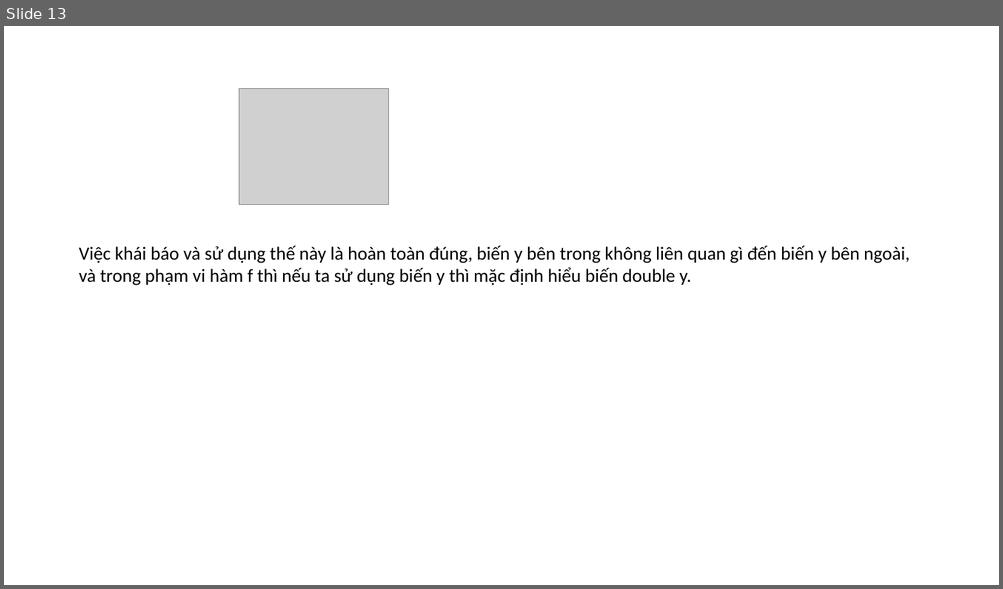
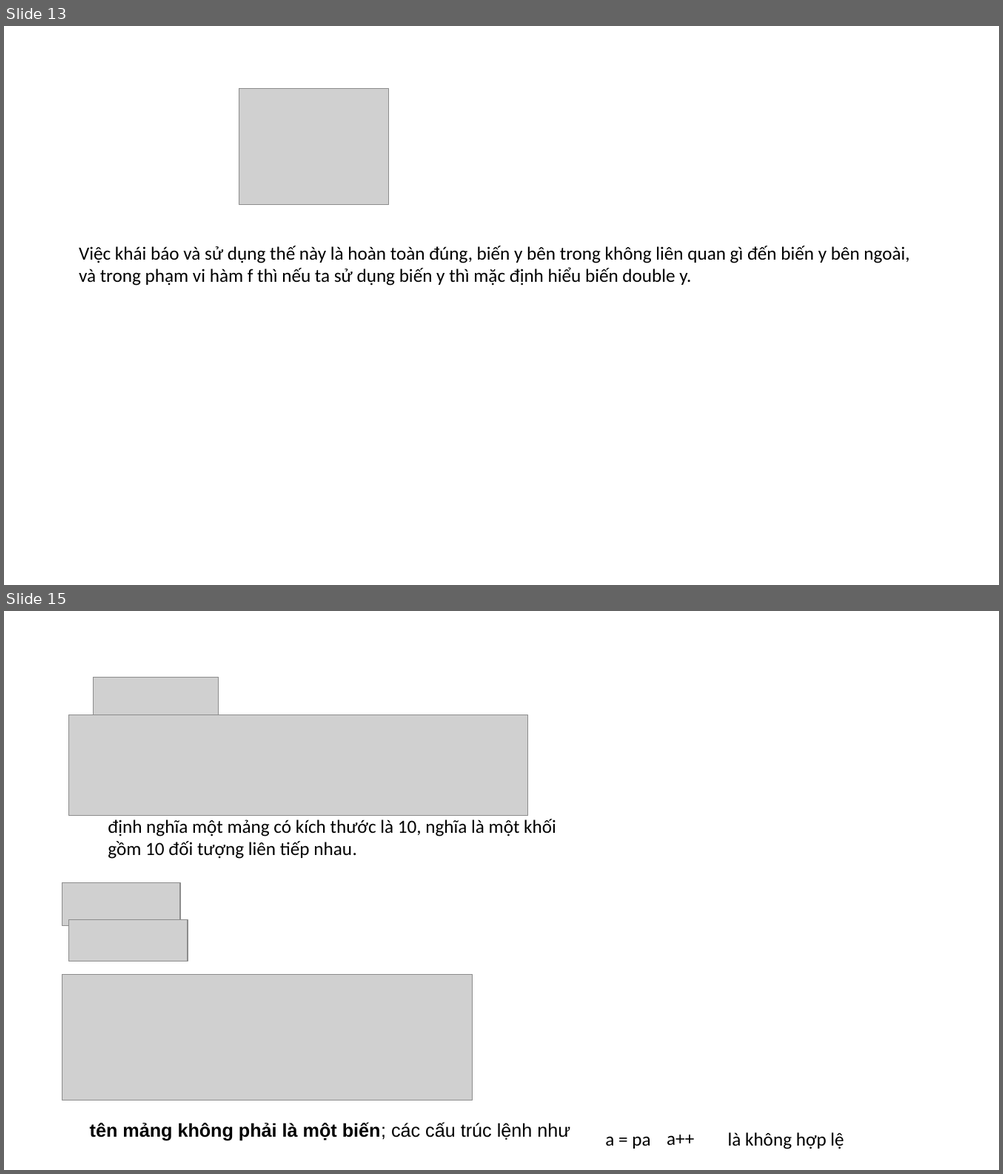
Before and after one commit to kientran0502/Training, a slide deck: Memorylayout/Memorylayout/Memory layout.pptx. Shown one above the other, each under a label of ours: slide 13 before the commit, slides 13 and 15 after it; the slides between them are not shown. The pictures are 1003x589 and 1003x1174 pixels, drawn with LibreOffice and Linux fonts; fonts in the diff are those of the drawing; grey boxes stand for pictures. Boxes give left, top, right and bottom in pixels: in the first picture for what was removed or moved away, otherwise in the second. Text is boxed around its words. In the diff, an @@ line names an element or a change of style, - is before the commit and + after.

```diff
--- a/Memorylayout/Memorylayout/Memory layout.pptx
+++ b/Memorylayout/Memorylayout/Memory layout.pptx
@@ slide 15 added at <box>4,611,999,1170</box>, background #FFFFFF @@
@@ picture added at <box>94,678,219,725</box> @@
@@ picture added at <box>69,715,528,815</box> @@
@@ text added at <box>108,819,556,859</box>, 18 pt, text #000000 @@
+định nghĩa một mảng có kích thước là 10, nghĩa là một khối gồm 10 đối tượng liên tiếp nhau.
@@ picture added at <box>62,883,180,925</box> @@
@@ picture added at <box>69,920,188,961</box> @@
@@ picture added at <box>62,974,472,1100</box> @@
@@ text added at <box>90,1122,570,1142</box>, 18 pt, text #000000, bold @@
+tên mảng không phải là một biến; các cấu trúc lệnh như
@@ text added at <box>605,1136,650,1149</box>, 18 pt, text #000000 @@
+a = pa
@@ text added at <box>666,1135,694,1146</box>, 18 pt, text #000000 @@
+a++
@@ text added at <box>728,1133,843,1150</box>, 18 pt, text #000000 @@
+là không hợp lệ
```
Also in this commit, not shown: 1 slide changed, 7 other slides added, 1 other file.
